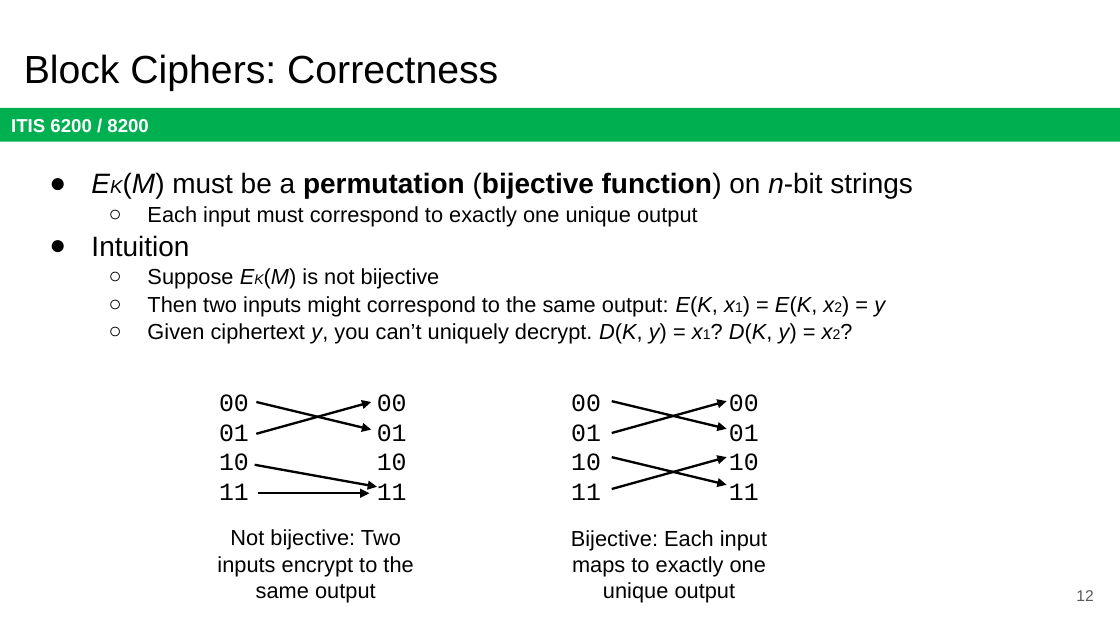
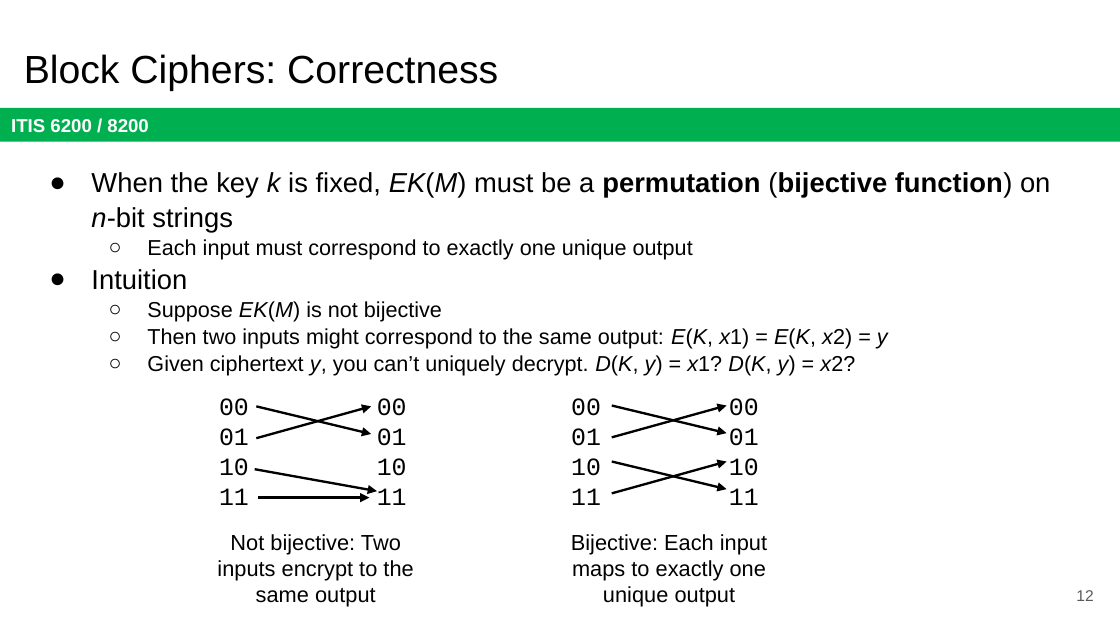
Before and after one commit to jx5c/github.io, a slide deck: slide 12 of teaching/ITIS6200/2023fa/lectures/lec03.pptx. Drawn at 1120x630 pixels with LibreOffice and Linux fonts; fonts in the diff are those of the drawing. Boxes give left, top, right and bottom in pixels: in the first picture for what was removed or moved away, otherwise in the second. Text is boxed around its words. In the diff, an @@ line names an element or a change of style, - is before the commit and + after.

```diff
--- a/teaching/ITIS6200/2023fa/lectures/lec03.pptx
+++ b/teaching/ITIS6200/2023fa/lectures/lec03.pptx
@@ text at [91, 172, 1050, 233]: text changed; size 18 to 17.6 pt @@
-● EK(M) must be a permutation (bijective function) on n-bit strings
+● When the key k is fixed, EK(M) must be a permutation (bijective function) on n-bit strings
@@ text at [91, 239, 888, 376]: size 14 to 13.9 pt in "Each input must correspond to exactly one ...", "Suppose EK(M) is not bijective", "Then two inputs might correspond to the ...", "Given ciphertext y, you can’t uniquely decrypt. ..."; size 18 to 17.6 pt in "Intuition"; size 9 to 13.9 pt in "EK(M)", "x1) x2)", "x1? x2?" @@
@@ 8 arrows, 6 texts: place and size @@
-8 arrows, 6 texts at [217, 394, 767, 603]
+8 arrows, 6 texts at [217, 398, 767, 607]
```
Also in this commit, not shown: 25 other slides changed, 1 other file.
